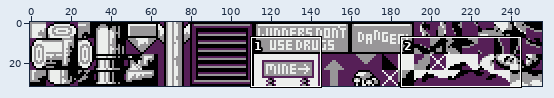
File history of a sprite sheet, gfx/tileset03.png. Above, an overview of the earlier version with the close-up marked.
Close-up. Before the commit:
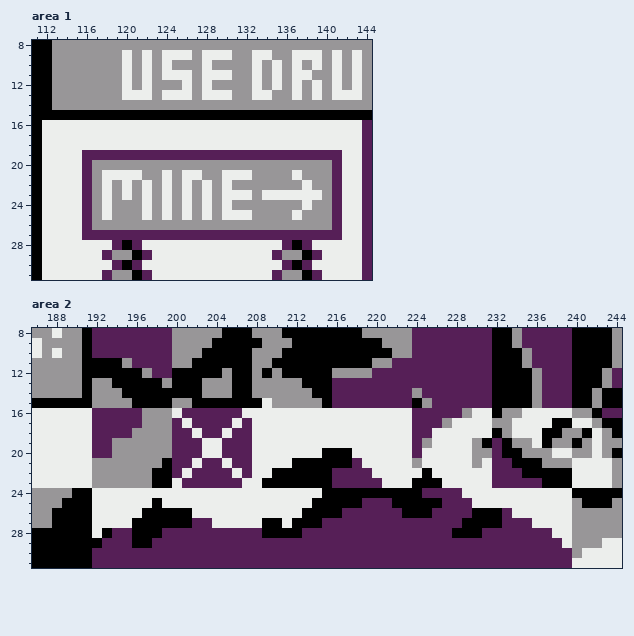
The file is 256x32 pixels. Shown: area 1: x 111..144, y 8..31; area 2: x 186..244, y 8..31.
New version:
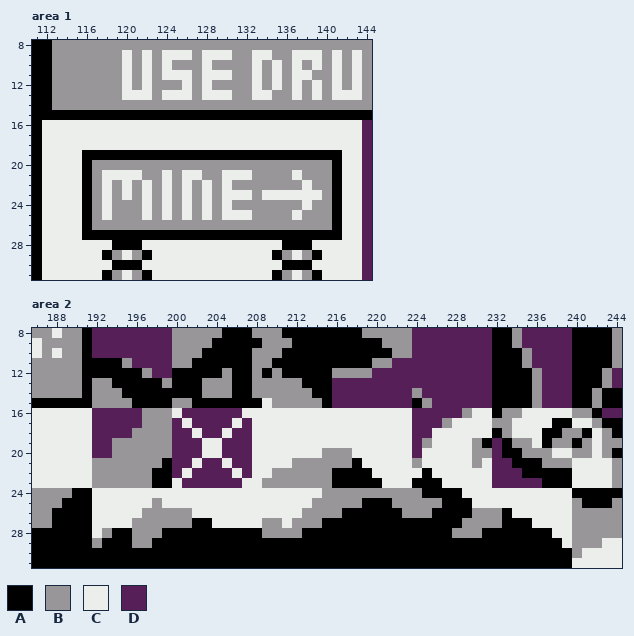
Palette (. is transparent): A #000000  B #989698  C #eceeec  D #561f57
Changes in this commit:
Changed rows in their new state; - is an unchanged pixel.
Area 1:
first column x 116:
19 AAAAAAAAAAAAAAAAAAAAAAAAAA
20 A------------------------A
21 A------------------------A
22 A------------------------A
23 A------------------------A
24 A------------------------A
25 A------------------------A
26 A------------------------A
27 AAAAAAAAAAAAAAAAAAAAAAAAAA
28 ---A-A--------------A-A---
29 --A-CBA------------A-CBA--
30 ---A-A--------------A-A---
31 --A-CBA------------A-CBA--
Area 2:
first column x 192:
20 -----------------------BBB----------------------
21 --------------------BBBBBBA---------------------
22 ------------------BBBBBBAAAA--------------------
23 -----------------BBBBBBBAAAAA-------------------
24 -----------------------BBBBBBBBBBAAAA-----------
25 ------B---------------BBBBBAAABBBBBAAA----------
26 -----BBBBB-----------BBBBAAAAAABBBAAAABBBA------
27 ----BBBBBBAA-----BB-BBBAAAAAAAAAAAAAABBBBAAA----
28 -BAABBBAAAAAAAAAABBBBAAAAAAAAAAAAAAABBBAAAAAAA--
29 BAAABBAAAAAAAAAAAAAAAAAAAAAAAAAAAAAAAAAAAAAAAAA-
30 AAAAAAAAAAAAAAAAAAAAAAAAAAAAAAAAAAAAAAAAAAAAAAAA
31 AAAAAAAAAAAAAAAAAAAAAAAAAAAAAAAAAAAAAAAAAAAAAAAA
